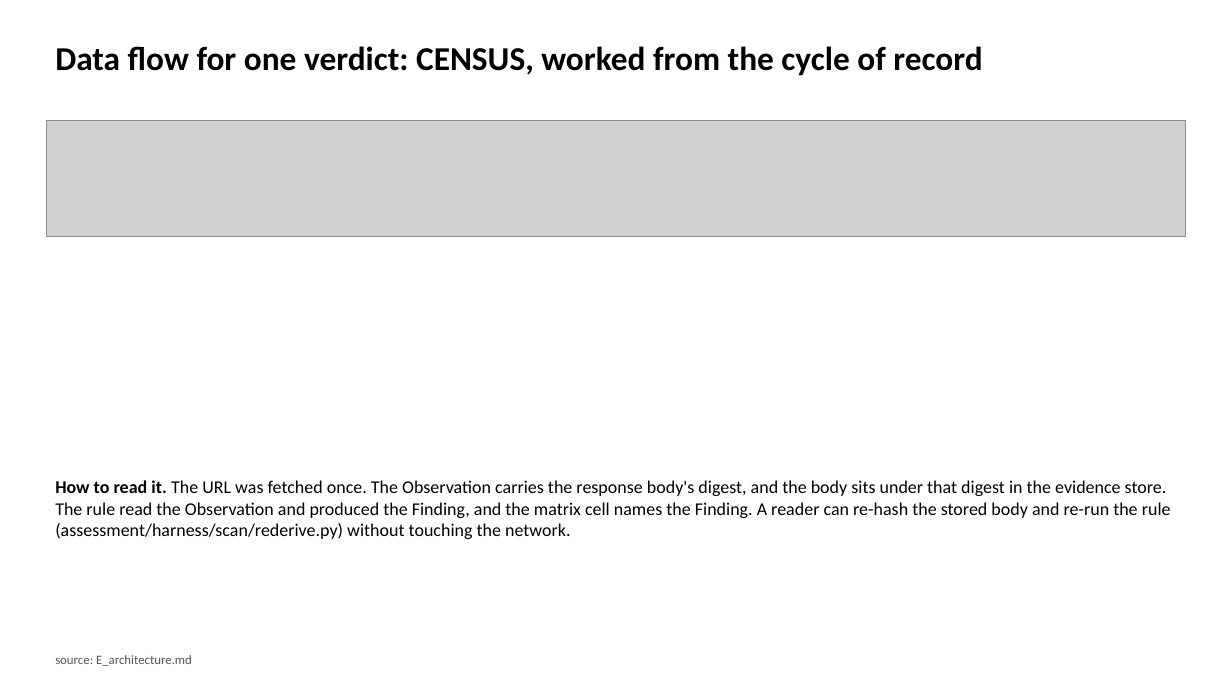
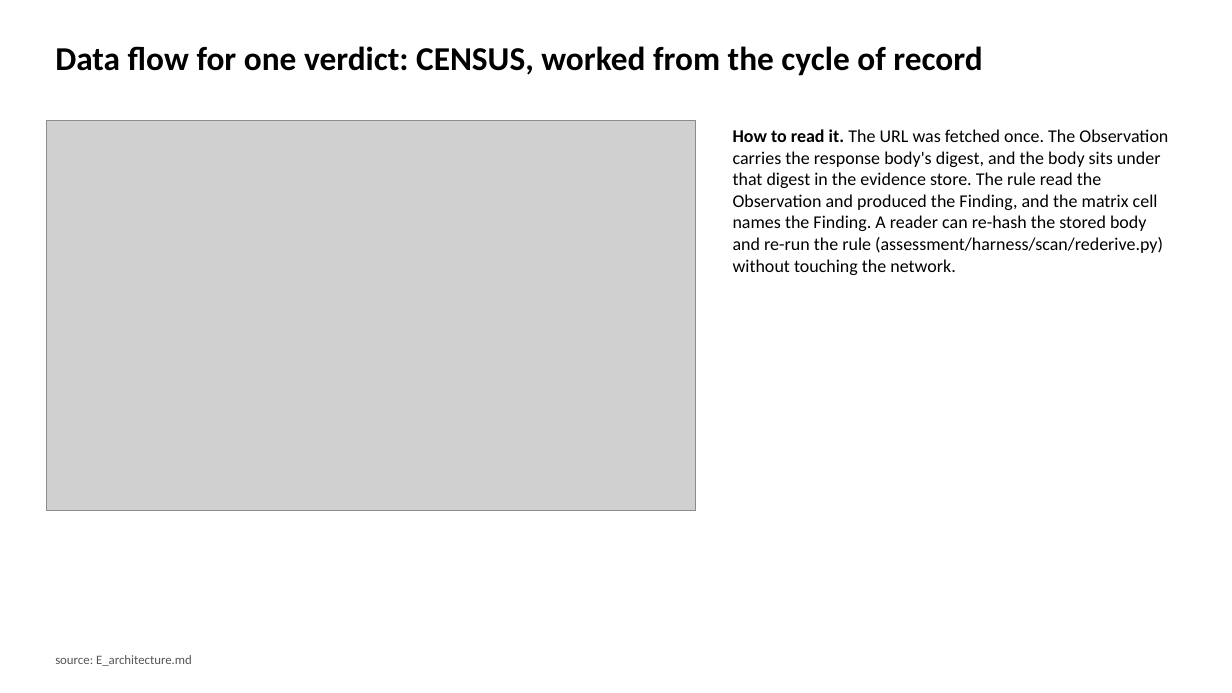
Before and after one commit to brockwebb/ai-readiness-kg, a slide deck: slide 42 of docs/deck/brief_deck.pptx (slide 51 before the commit). Drawn at 1232x693 pixels with LibreOffice and Linux fonts; fonts in the diff are those of the drawing; grey boxes stand for pictures. Boxes give left, top, right and bottom in pixels: in the first picture for what was removed or moved away, otherwise in the second. Text is boxed around its words. In the diff, an @@ line names an element or a change of style, - is before the commit and + after.

```diff
--- a/docs/deck/brief_deck.pptx
+++ b/docs/deck/brief_deck.pptx
@@ picture: place and size @@
-picture at <box>46,120,1186,237</box>
+picture at <box>46,120,696,510</box>
@@ text "How to read it. The ..." rewrapped from <box>55,480,1171,539</box> to <box>733,129,1168,275</box> @@
```
Also in this commit, not shown: 6 other slides changed, 1 slide added, 227 slides removed, 8 other files.
